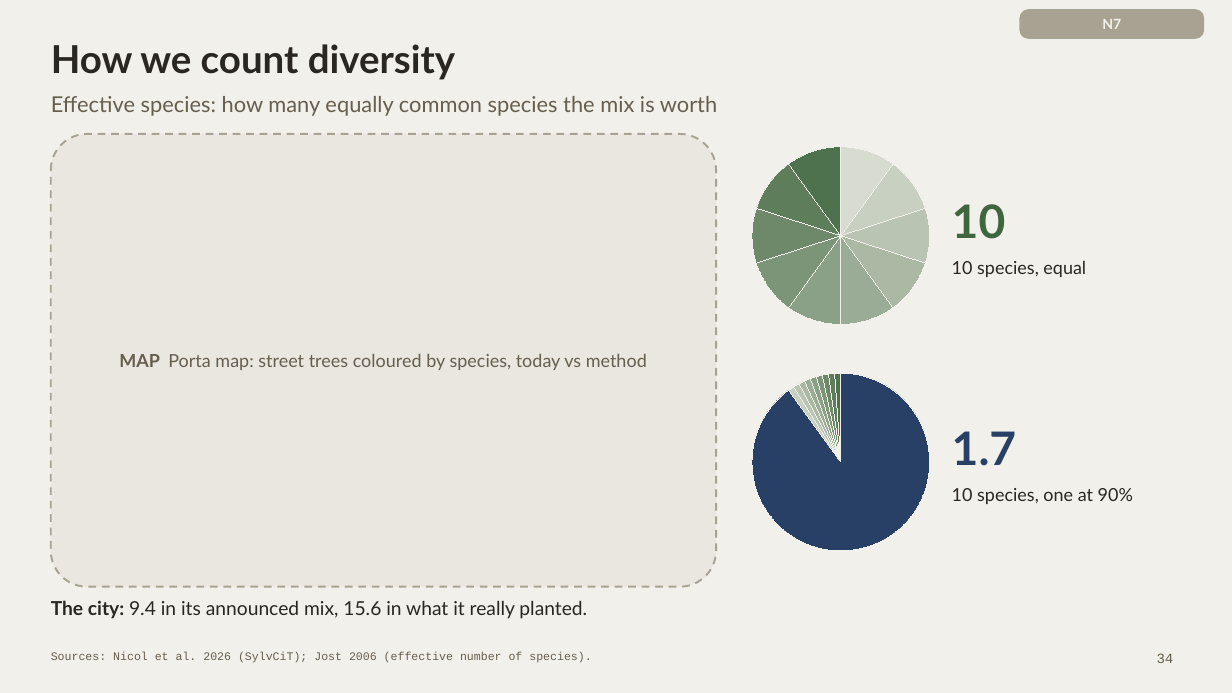
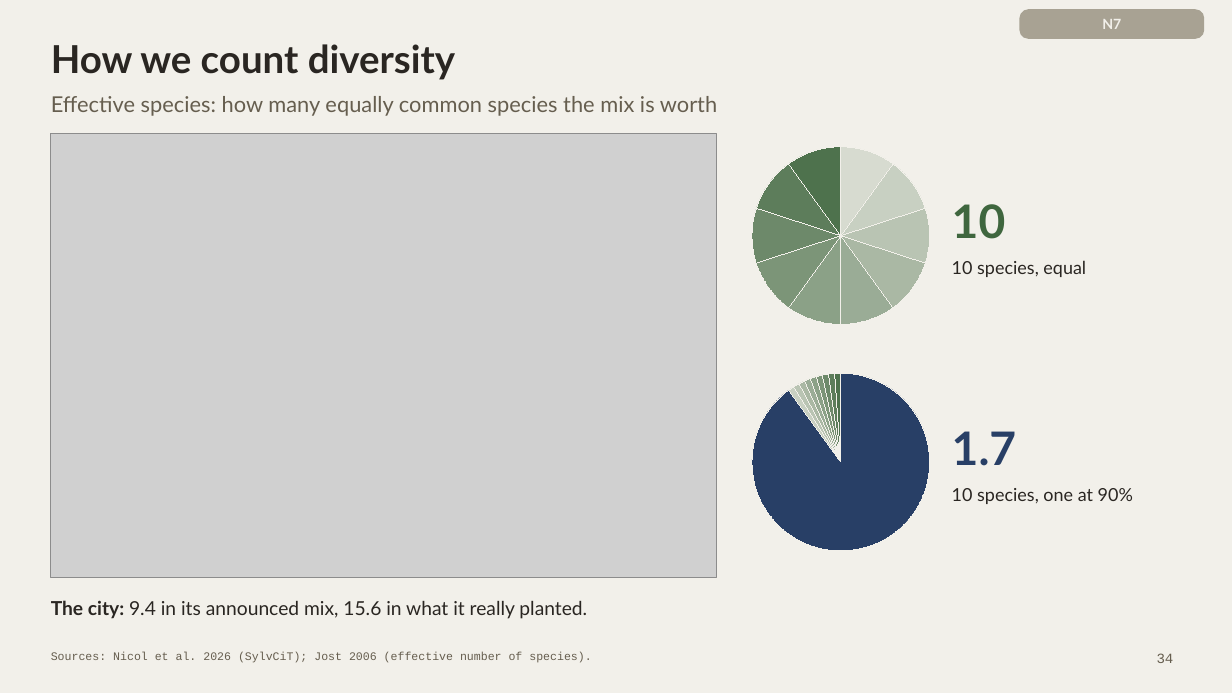
Before and after one commit to giofox96/shade-and-sponge, a slide deck: slide 34 of slides/final/shade_and_sponge_final_new.pptx. Drawn at 1232x693 pixels with LibreOffice and Linux fonts; fonts in the diff are those of the drawing; grey boxes stand for pictures. Boxes give left, top, right and bottom in pixels: in the first picture for what was removed or moved away, otherwise in the second. Text is boxed around its words. In the diff, an @@ line names an element or a change of style, - is before the commit and + after.

```diff
--- a/slides/final/shade_and_sponge_final_new.pptx
+++ b/slides/final/shade_and_sponge_final_new.pptx
@@ rounded rectangle removed at bbox=[51, 134, 716, 587] @@
@@ picture added at bbox=[51, 134, 716, 578] @@
@@ text removed at bbox=[119, 354, 647, 370] @@
-MAP Porta map: street trees coloured by species, today vs method
```
Also in this commit, not shown: 5 other slides changed, 8 other files.
